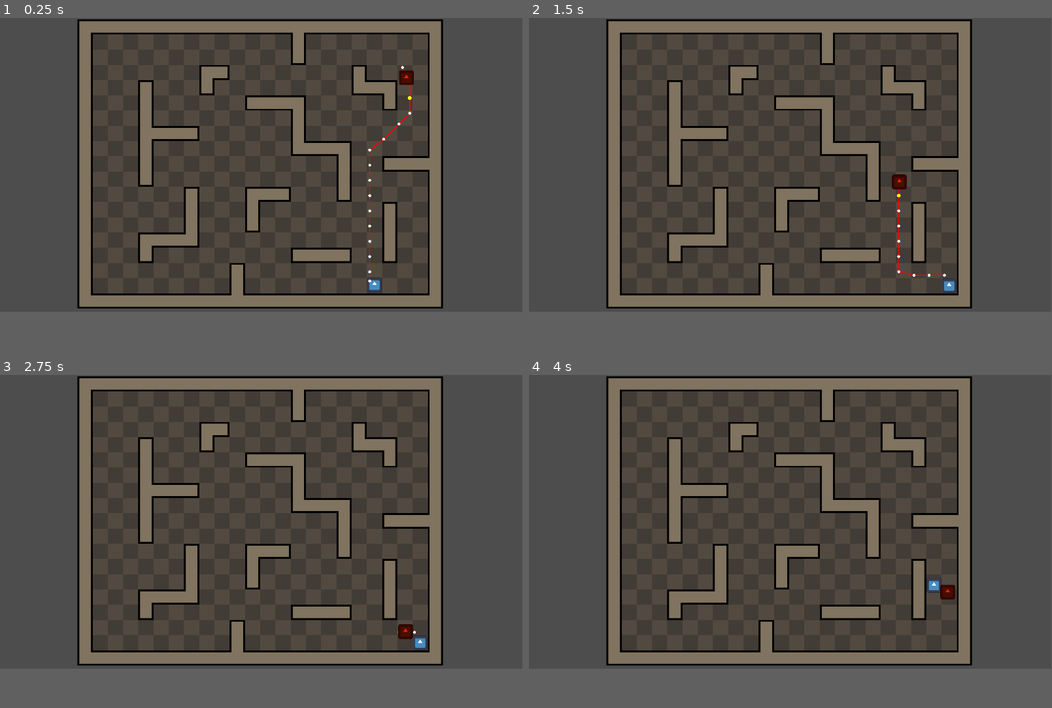
Above: before the commit, frames 1-4 (two rows, left to right).
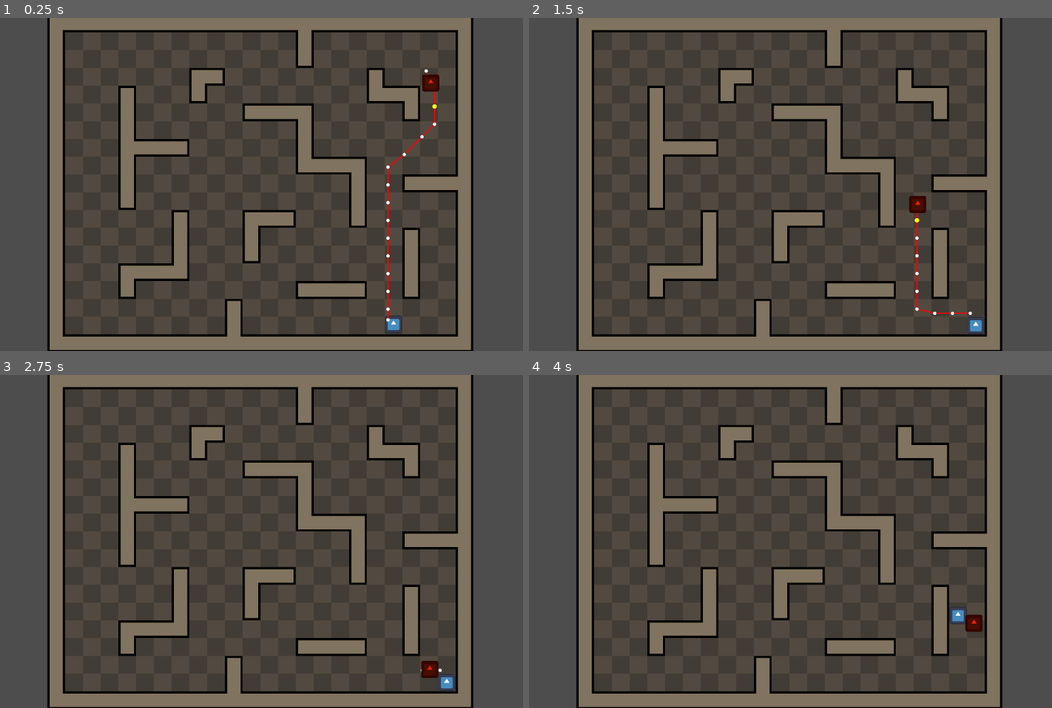
Above: after the commit, the same moments.

Repository: babeszino/a-star-pathfinding-on-navmesh
Game: Godot game, scene res://main.tscn
Two runs of this game, one before a commit and one after it. Both use one fixed random seed, a clock stepped at 60 frames per second and the inputs below. The engine's default icon, where the game draws it, is replaced by a stand-in: a white triangle on a blue panel in a dark square.
Inputs:
- Up to frame 1 (0.25 s): no input
- Up to frame 2 (1.5 s): hold D (right) 0.53-1.28 s; hold S (down) from 1.28 s (still down)
- Up to frame 3 (2.75 s): release S (down) at 2.03 s; hold D (right) from 2.03 s (still down)
- Up to frame 4 (4 s): release D (right) at 2.78 s; hold W (up) 2.78-3.53 s; hold A (left) from 3.53 s (still down)
In our replay, the window is 799x449 before the commit and 800x509 after it. These sizes can differ from the game's own. Grey fills any space a smaller window leaves; there, only what the larger window draws over its background counts as a difference.

The runs differ from the first frame. In frame 1, 38% of the frame differs, in the area x 0-100%, y 0-100%; in frame 2, 38%; in frame 3, 37%; in frame 4, 38%.

Commit message:
v0.9 - final version

Diff:
--- a/a-star-algorithm-pathfinding/enemy.gd
+++ b/a-star-algorithm-pathfinding/enemy.gd
@@ -18,15 +18,15 @@
 class AStarNode:
 	var position : Vector2
 	var parent : AStarNode
-	var g_cost : float = 0.0 # cost a start-tol
+	var g_cost : float = 0.0 # cost start-tol
 	var h_cost : float = 0.0 # heurisztika cost
-	var f_cost : float = 0.0 # teljes cost (g + h erteke)
+	var f_cost : float = 0.0 # teljes cost (g + h)
 
 	func _init(pos: Vector2, parent_node = null):
 		position = pos
 		parent = parent_node
 
-	func calculate_costs(start_pos: Vector2, end_pos: Vector2):
+	func calculate_costs(end_pos: Vector2):
 		# cost szamolas a kiindulasi ponttol az aktualis node-ig
 		if parent:
 			g_cost = parent.g_cost + position.distance_to(parent.position)
@@ -57,14 +57,15 @@
 		if nav_region:
 			nav_map_rid = nav_region.get_world_2d().get_navigation_map()
 
-	# Wait for navigation to be ready
+	# varakozas hogy a navigation ready legyen
 	call_deferred("_initialize_navigation")
 
 
 func _initialize_navigation():
 	if nav_map_rid:
 		NavigationServer2D.map_force_update(nav_map_rid)
-		# Wait one more frame for the navigation to be ready
+
+		# varakozas hogy a navigation ready legyen
 		await get_tree().process_frame
 		_update_path()
 
@@ -111,7 +112,6 @@
 
 	# falnak utkozeskor ujraszamitas
 	if get_slide_collision_count() > 0:
-		print("Enemy hit wall - recalculating path")
 		_update_path()
 
 	# megnezzuk, hogy elertuk e az aktualis waypointot
@@ -133,7 +133,7 @@
 
 	# kiindulasi (start) node letrehozasa
 	var start_node = AStarNode.new(start_point)
-	start_node.calculate_costs(start_point, end_point)
+	start_node.calculate_costs(end_point)
 	open_set.append(start_node)
 
 	# Fő A* ciklus
@@ -170,7 +170,7 @@
 			else:
 				open_set.append(neighbor)
 
-	return [] # ha idaig eljutunk, akkor elvileg nem talaltunk utvonalat
+	return [] # ha idaig eljutunk, akkor nem talaltunk utvonalat
 
 
 # helper func -> legkisebb f_cost node keresese
@@ -188,21 +188,21 @@
 	var neighbors : Array = []
 
 	# sampling tavolsag
-	var sample_distance = 16.0
+	var sample_distance = 16.0 # pixelben
 
 	# cardinal + diagonal iranyok definialasa
 	var directions = [
-		Vector2(1, 0), Vector2(-1, 0),
-		Vector2(0, 1), Vector2(0, -1),
-		Vector2(1, 1), Vector2(-1, 1),
-		Vector2(1, -1), Vector2(-1, -1)
+		Vector2(1, 0), Vector2(-1, 0), # jobb, bal
+		Vector2(0, 1), Vector2(0, -1), # le, fel
+		Vector2(1, 1), Vector2(-1, 1), # jobb-le, bal-le
+		Vector2(1, -1), Vector2(-1, -1) # jobb-fel, bal-fel
 	]
 
 	# point sample-oles minden iranyba
 	for dir in directions:
 		var sample_pos = node.position + dir.normalized() * sample_distance
 
-		# legkozelebbi pont megkeresese navmesh-en
+		# sample_pos-hoz legkozelebbi pont megkeresese navmesh-en (navmesh)
 		var closest_point = NavigationServer2D.map_get_closest_point(nav_map_rid, sample_pos)
 
 		# csak olyan point-okat hasznaljunk, amik validak (kozel vannak a sample pos-hoz)
@@ -218,25 +218,25 @@
 			# ha talaltunk valid utvonalat
 			if path_to_point.size() > 1:
 				var neighbor = AStarNode.new(closest_point, node)
-				neighbor.calculate_costs(node.position, goal_pos)
+				neighbor.calculate_costs(goal_pos)
 				neighbors.append(neighbor)
 
 	return neighbors
 
 
 # ellenorizzuk, hogy a position a set-ben van-e
-func _is_in_set(position: Vector2, node_set: Array, threshold: float = 8.0) -> bool:
+func _is_in_set(pos: Vector2, node_set: Array, threshold: float = 8.0) -> bool:
 	for node in node_set:
-		if node.position.distance_to(position) < threshold:
+		if node.position.distance_to(pos) < threshold:
 			return true
 
 	return false
 
 
 # node megkeresese a set-ben
-func _find_in_set(position: Vector2, node_set: Array, threshold: float = 8.0) -> AStarNode:
+func _find_in_set(pos: Vector2, node_set: Array, threshold: float = 8.0) -> AStarNode:
 	for node in node_set:
-		if node.position.distance_to(position) < threshold:
+		if node.position.distance_to(pos) < threshold:
 			return node
 
 	return null
@@ -244,16 +244,16 @@
 
 # utvonal reconstruct az end node-bol start node-ba
 func _reconstruct_path(end_node: AStarNode) -> Array:
-	var path = []
+	var result_path = []
 	var current = end_node
 
 	while current != null:
-		path.append(current.position)
+		result_path.append(current.position)
 		current = current.parent
 
 	# megforditas (hogy az elejetol a vegeig legyen)
-	path.reverse()
-	return path
+	result_path.reverse()
+	return result_path
 
 func _draw():
 	if !debug_draw or path.size() <= 1:
--- a/a-star-algorithm-pathfinding/project.godot
+++ b/a-star-algorithm-pathfinding/project.godot
@@ -17,8 +17,8 @@
 
 [display]
 
-window/size/viewport_width=1920
-window/size/viewport_height=1080
+window/size/viewport_width=1650
+window/size/viewport_height=1050
 
 [input]
 
